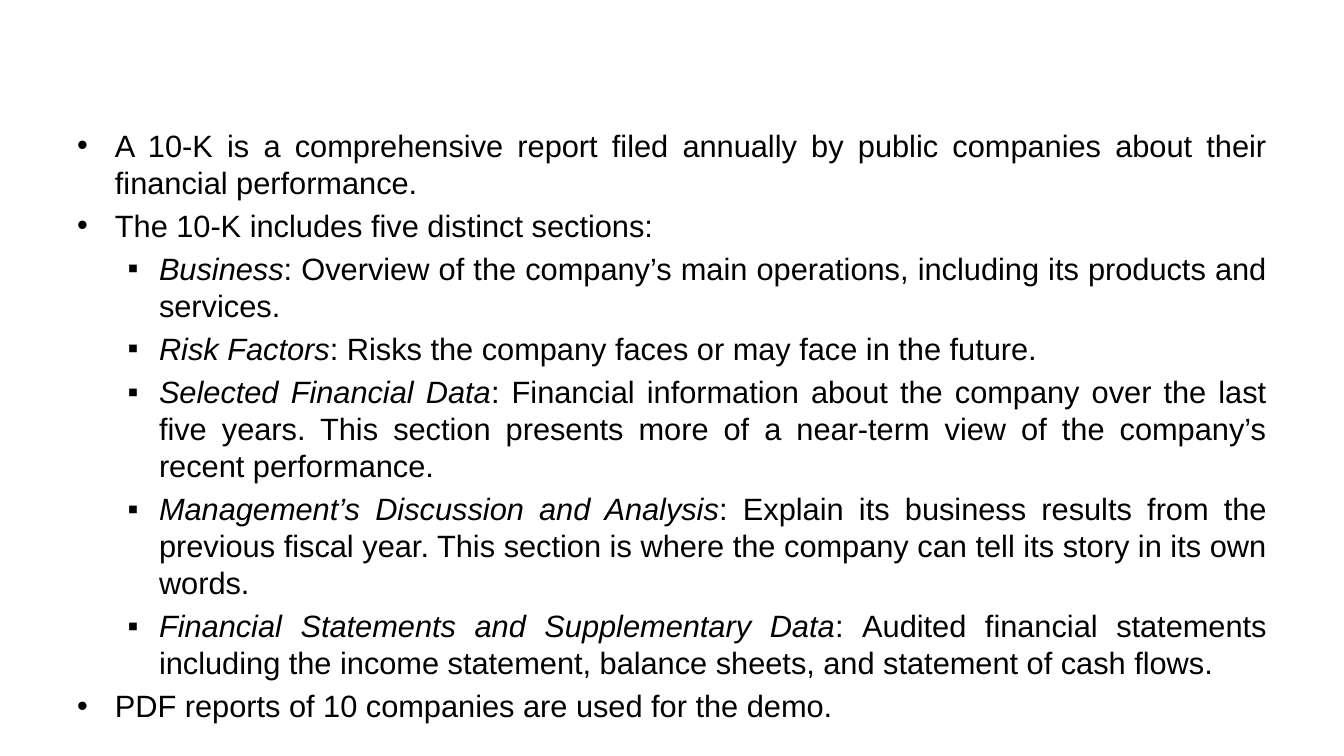
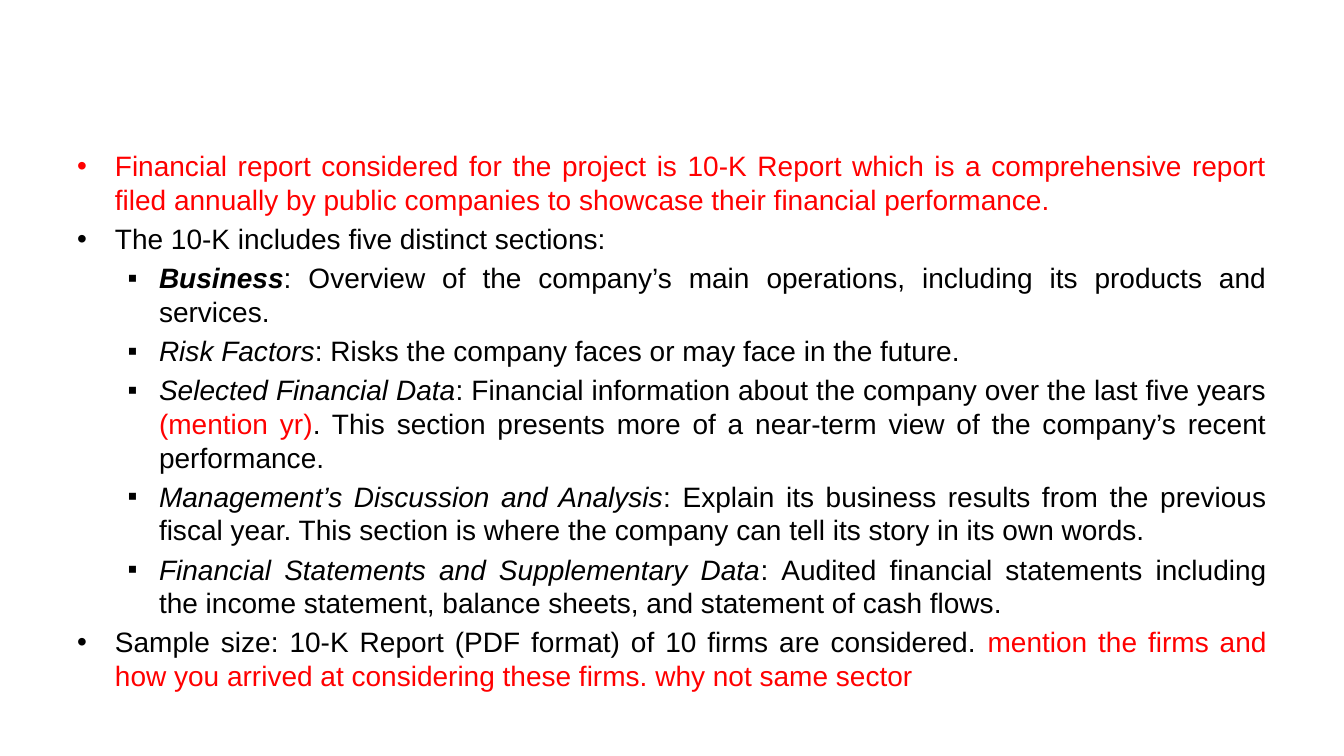
Before and after one commit to rgkannan676/Financial_Q-A_Chatbot, a slide deck: slide 4 of Kannan_QA_Chatbot_Assignment.pptx (slide 3 before the commit). Drawn at 1344x756 pixels with LibreOffice and Linux fonts; fonts in the diff are those of the drawing; background and template pictures are left out. Boxes give left, top, right and bottom in pixels: in the first picture for what was removed or moved away, otherwise in the second. Text is boxed around its words. In the diff, an @@ line names an element or a change of style, - is before the commit and + after.

Commit message:
ppt changes

```diff
--- a/Kannan_QA_Chatbot_Assignment.pptx
+++ b/Kannan_QA_Chatbot_Assignment.pptx
@@ text "Financial report considered for the ...": place and size @@
-text "Financial report considered for the ..." at <box>115,134,1267,723</box>
+text "Financial report considered for the ..." at <box>115,155,1267,691</box>
@@ text at <box>115,155,1265,215</box>: text changed; size 22 to 20 pt; text colour #000000 to #FF0000 @@
-• A 10-K is a comprehensive report filed annually by public companies about their financial performance.
+• Financial report considered for the project is 10-K Report which is a comprehensive report filed annually by public companies to showcase their financial performance.
@@ text at <box>115,228,1267,617</box>: size 22 to 20 pt in "The 10-K includes five distinct sections:", "Business: Overview of the company’s main operations, ...", "Risk Factors: Risks the company faces or ...", "Management’s Discussion and Analysis: Explain its business ..." and 1 more places; bold on in "Business:" @@
@@ text at <box>159,379,1266,473</box>: text changed; size 22 to 20 pt @@
-  ▪ Selected Financial Data: Financial information about the company over the last five years. This section presents more of a near-term view of the company’s recent performance.
+  ▪ Selected Financial Data: Financial information about the company over the last five years (mention yr). This section presents more of a near-term view of the company’s recent performance.
@@ text at <box>115,631,1267,691</box>: text changed; size 22 to 20 pt; text colour #000000 to #FF0000 @@
-• PDF reports of 10 companies are used for the demo.
+• Sample size: 10-K Report (PDF format) of 10 firms are considered. mention the firms and how you arrived at considering these firms. why not same sector
```
Also in this commit, not shown: 5 other slides changed, 4 slides added, 1 slide removed.
